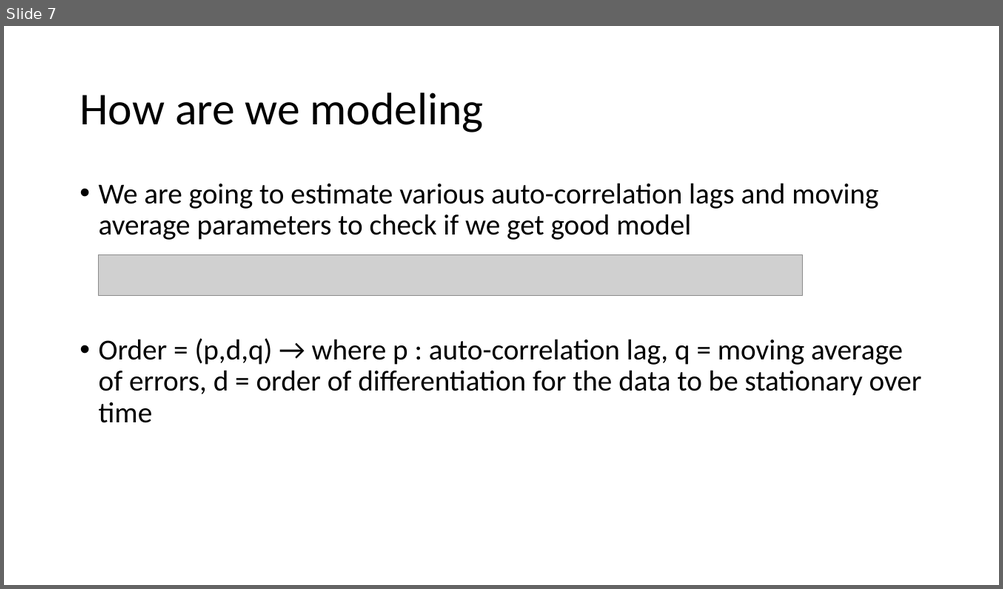
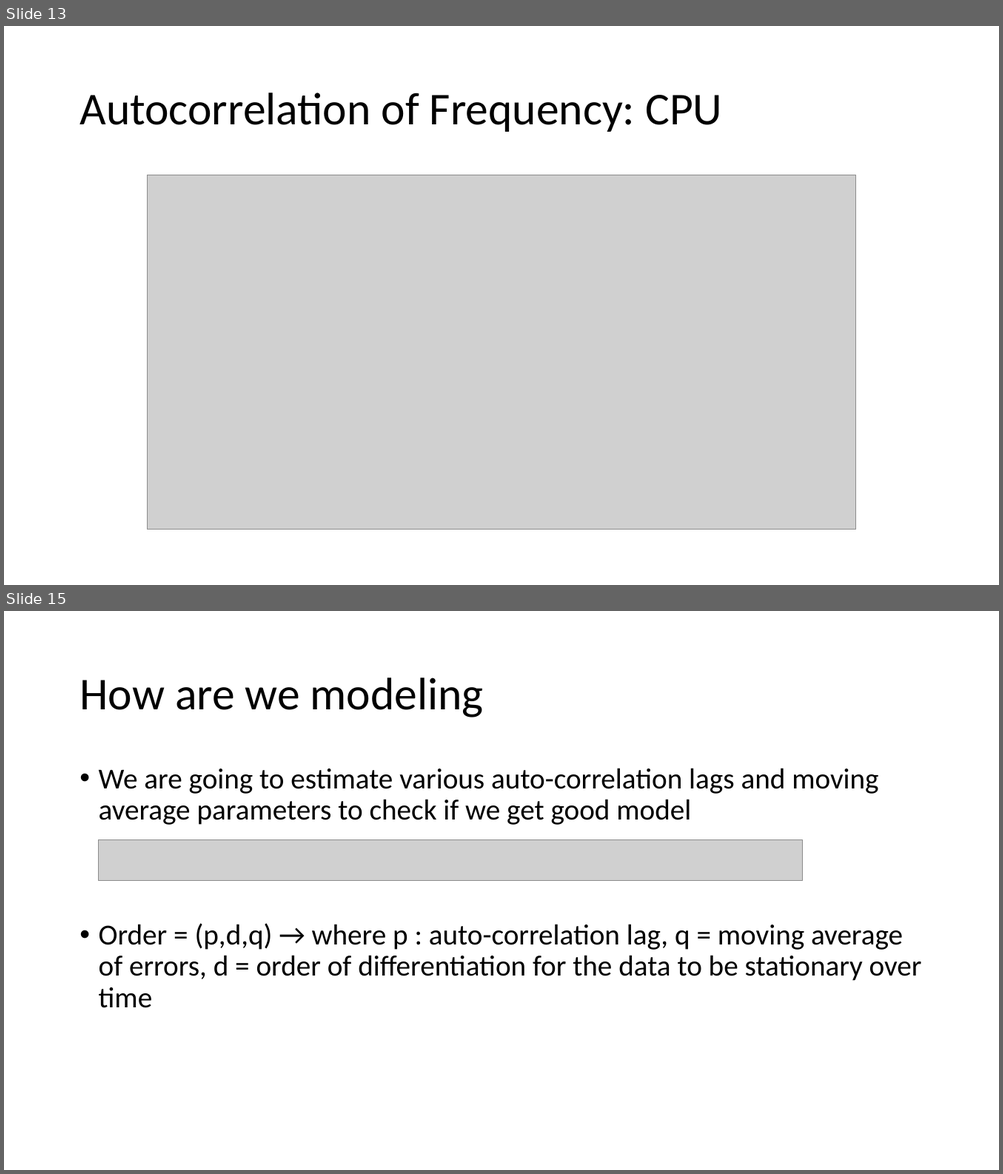
Before and after one commit to dipayan2/ARMAModel, a slide deck: ARIMAX.pptx. Shown one above the other, each under a label of ours: slide 7 before the commit, slides 13 and 15 after it; the slides between them are not shown. The pictures are 1003x589 and 1003x1174 pixels, drawn with LibreOffice and Linux fonts; fonts in the diff are those of the drawing; grey boxes stand for pictures. Boxes give left, top, right and bottom in pixels: in the first picture for what was removed or moved away, otherwise in the second. Text is boxed around its words. In the diff, an @@ line names an element or a change of style, - is before the commit and + after.

```diff
--- a/ARIMAX.pptx
+++ b/ARIMAX.pptx
@@ slide 13 added at (x1=4, y1=26, x2=999, y2=585), background #FFFFFF @@
@@ title added at (x1=79, y1=93, x2=722, y2=132), 44 pt, text #000000 @@
+Autocorrelation of Frequency: CPU
@@ picture added at (x1=147, y1=175, x2=855, y2=531) @@
@@ what was slide 7 is now slide 15 @@
```
Also in this commit, not shown: 6 slides changed, 7 other slides added, 3 other files.
